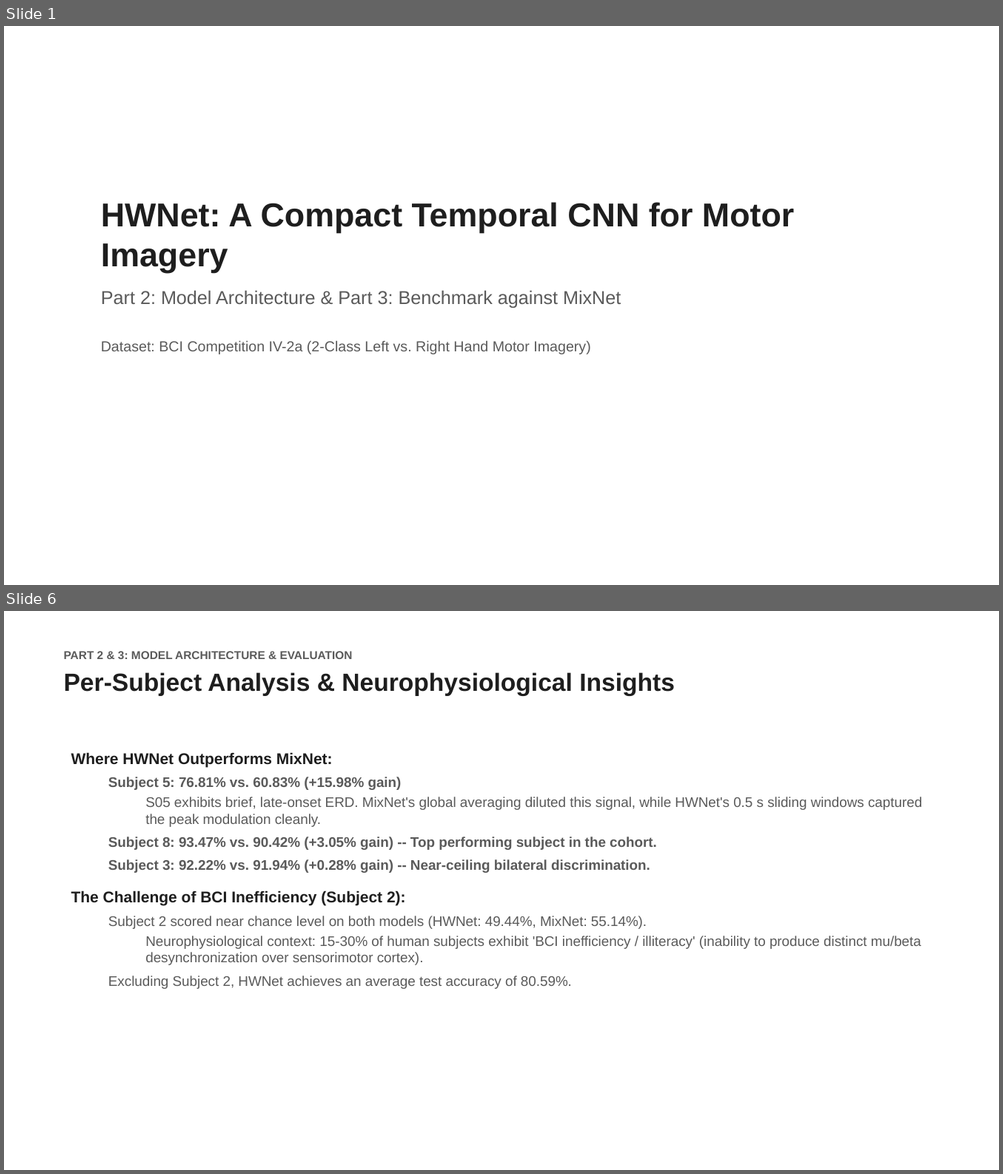
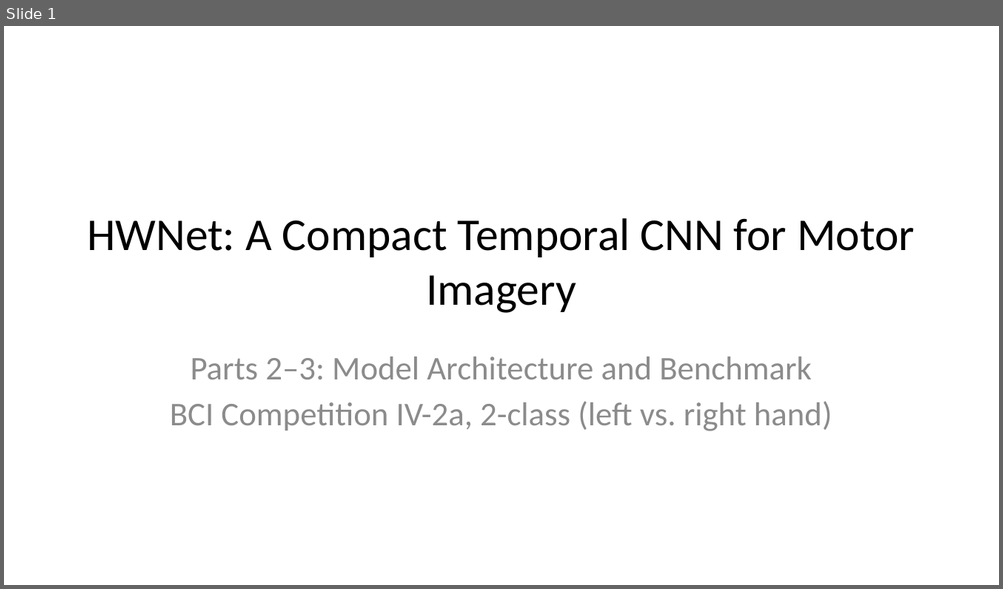
Before and after one commit to pratch/frontier-hw-bci, a slide deck: docs/HWNet_Presentation.pptx. Shown one above the other, each under a label of ours: slides 1 and 6 before the commit, slide 1 after it; the slides between them are not shown. The pictures are 1003x1174 and 1003x589 pixels, drawn with LibreOffice and Linux fonts; fonts in the diff are those of the drawing. Boxes give left, top, right and bottom in pixels: in the first picture for what was removed or moved away, otherwise in the second. Text is boxed around its words. In the diff, an @@ line names an element or a change of style, - is before the commit and + after.

```diff
--- a/docs/HWNet_Presentation.pptx
+++ b/docs/HWNet_Presentation.pptx
@@ slide 6 removed at (x1=4, y1=611, x2=999, y2=1170), background #FFFFFF @@
@@ text removed at (x1=64, y1=651, x2=674, y2=696) @@
-PART 2 & 3: MODEL ARCHITECTURE & EVALUATION
-Per-Subject Analysis & Neurophysiological Insights
@@ text removed at (x1=71, y1=752, x2=922, y2=989) @@
-Where HWNet Outperforms MixNet:
-  Subject 5: 76.81% vs. 60.83% (+15.98% gain)
-    S05 exhibits brief, late-onset ERD. MixNet's global averaging diluted this signal, while HWNet's 0.5 s sliding windows captured the peak modulation cleanly.
-  Subject 8: 93.47% vs. 90.42% (+3.05% gain) -- Top performing subject in the cohort.
-  Subject 3: 92.22% vs. 91.94% (+0.28% gain) -- Near-ceiling bilateral discrimination.
-The Challenge of BCI Inefficiency (Subject 2):
-  Subject 2 scored near chance level on both models (HWNet: 49.44%, MixNet: 55.14%).
-    Neurophysiological context: 15-30% of human subjects exhibit 'BCI inefficiency / illiteracy' (inability to produce distinct mu/beta desynchronization over sensorimotor cortex).
-  Excluding Subject 2, HWNet achieves an average test accuracy of 80.59%.
@@ slide 1 changed as well @@
@@ title "HWNet: A Compact Temporal CNN ..." moved from (x1=101, y1=202, x2=794, y2=355) to (x1=87, y1=218, x2=914, y2=313) @@
@@ title "HWNet: A Compact Temporal CNN ..." at (x1=87, y1=218, x2=914, y2=313): size 32 to 44 pt, font Arial to Calibri, text colour #1E1E1E to #000000, bold off; alignment left to centre; vertical alignment top to middle @@
@@ title at (x1=101, y1=290, x2=620, y2=355): paragraphs removed @@
-Part 2: Model Architecture & Part 3: Benchmark against MixNet
-Dataset: BCI Competition IV-2a (2-Class Left vs. Right Hand Motor Imagery)
@@ subtitle added at (x1=170, y1=357, x2=832, y2=432), 32 pt, text #8C8C8C @@
+Parts 2–3: Model Architecture and Benchmark
+BCI Competition IV-2a, 2-class (left vs. right hand)
```
Also in this commit, not shown: 3 other slides changed, 3 slides added, 2 other slides removed, 4 other files.
